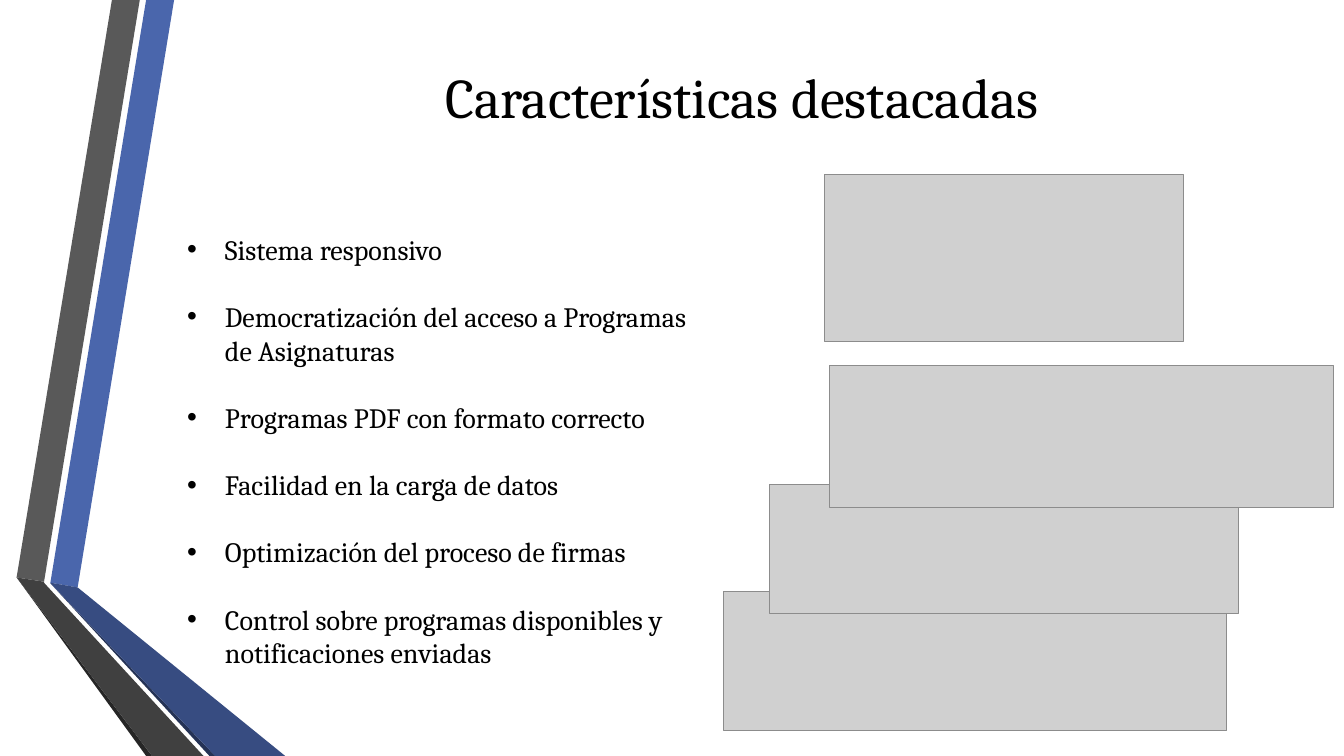
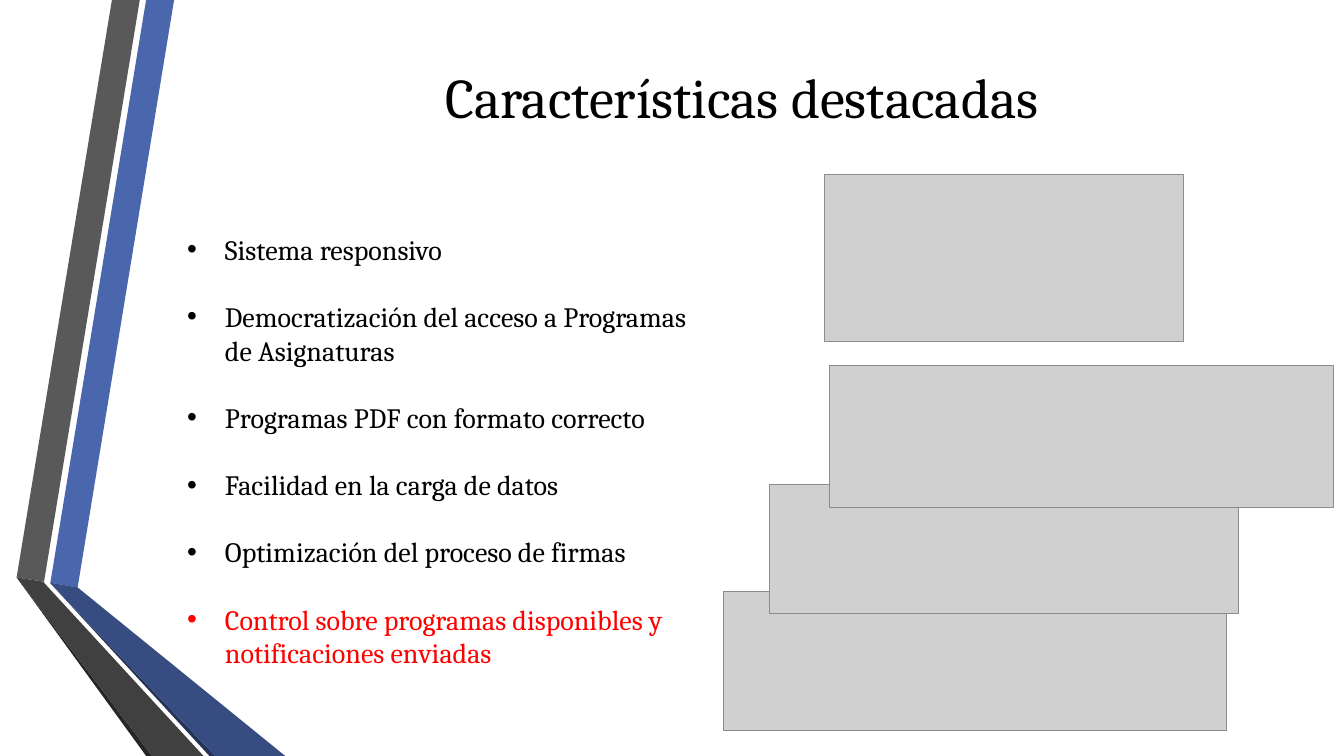
Before and after one commit to fge23/Sistema-VASPA, a slide deck: slide 29 of Presentaciones/Presentación VASPA - Diciembre 2020 - Examen Final/Presentación VASPA - Diciembre 2020 - Examen Final.pptx. Drawn at 1344x756 pixels with LibreOffice and Linux fonts; fonts in the diff are those of the drawing; grey boxes stand for pictures; background and template pictures are left out. Boxes give left, top, right and bottom in pixels: in the first picture for what was removed or moved away, otherwise in the second. Text is boxed around its words. In the diff, an @@ line names an element or a change of style, - is before the commit and + after.

```diff
--- a/Presentaciones/Presentación VASPA - Diciembre 2020 - Examen Final/Presentación VASPA - Diciembre 2020 - Examen Final.pptx
+++ b/Presentaciones/Presentación VASPA - Diciembre 2020 - Examen Final/Presentación VASPA - Diciembre 2020 - Examen Final.pptx
@@ text at (225, 610, 663, 664): text colour #000000 to #FF0000 in "Control sobre programas disponibles y notificaciones enviada ..." @@
```
Also in this commit, not shown: 4 other slides changed, 1 slide added, 1 slide removed, 1 other file.
